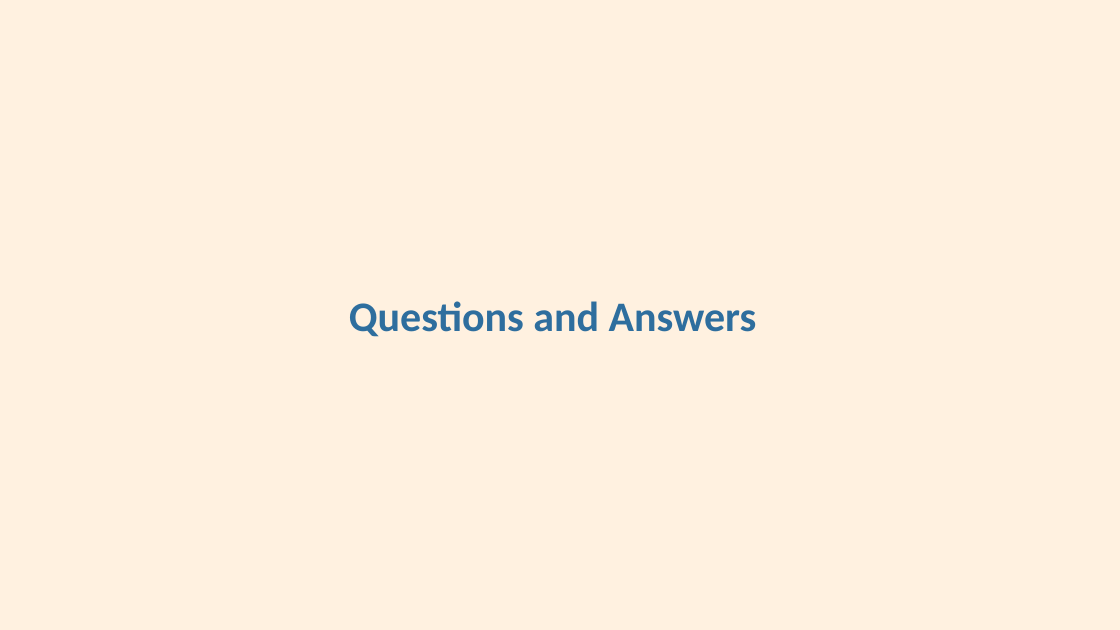
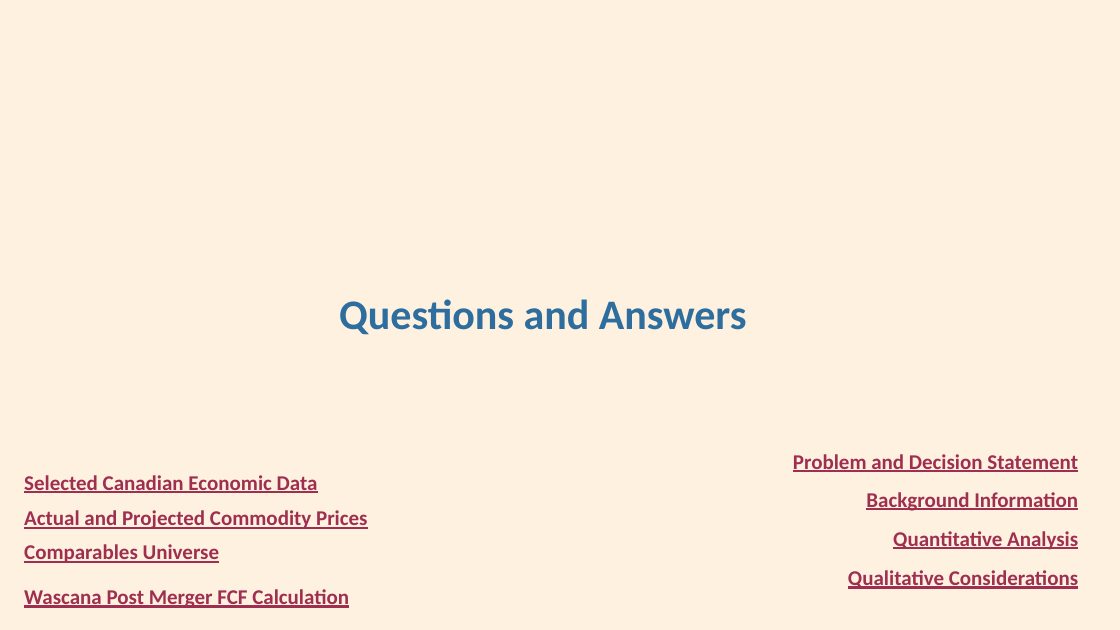
Before and after one commit to shouyang/Personal-Website, a slide deck: slide 22 of docs/FIn 422 Case Presentation - v.FINAL.pptx. Drawn at 1120x630 pixels with LibreOffice and Linux fonts; fonts in the diff are those of the drawing. Boxes give left, top, right and bottom in pixels: in the first picture for what was removed or moved away, otherwise in the second. Text is boxed around its words. In the diff, an @@ line names an element or a change of style, - is before the commit and + after.

```diff
--- a/docs/FIn 422 Case Presentation - v.FINAL.pptx
+++ b/docs/FIn 422 Case Presentation - v.FINAL.pptx
@@ text "Questions and Answers": place and size @@
-text "Questions and Answers" at bbox=[349, 301, 757, 337]
+text "Questions and Answers" at bbox=[339, 299, 747, 335]
@@ text added at bbox=[24, 475, 318, 493], 18 pt, text #9E2F50, bold, underline @@
+Selected Canadian Economic Data
@@ text added at bbox=[793, 454, 1078, 472], 18 pt, text #9E2F50, bold, underline @@
+Problem and Decision Statement
@@ text added at bbox=[866, 492, 1078, 511], 18 pt, text #9E2F50, bold, underline @@
+Background Information
@@ text added at bbox=[24, 510, 367, 529], 18 pt, text #9E2F50, bold, underline @@
+Actual and Projected Commodity Prices
@@ text added at bbox=[893, 531, 1078, 550], 18 pt, text #9E2F50, bold, underline @@
+Quantitative Analysis
@@ text added at bbox=[24, 544, 220, 563], 18 pt, text #9E2F50, bold, underline @@
+Comparables Universe
@@ text added at bbox=[24, 589, 349, 608], 18 pt, text #9E2F50, bold, underline @@
+Wascana Post Merger FCF Calculation
@@ text added at bbox=[848, 570, 1078, 589], 18 pt, text #9E2F50, bold, underline @@
+Qualitative Considerations
```
Also in this commit, not shown: 8 other slides changed, 4 slides added, 7 other files.
